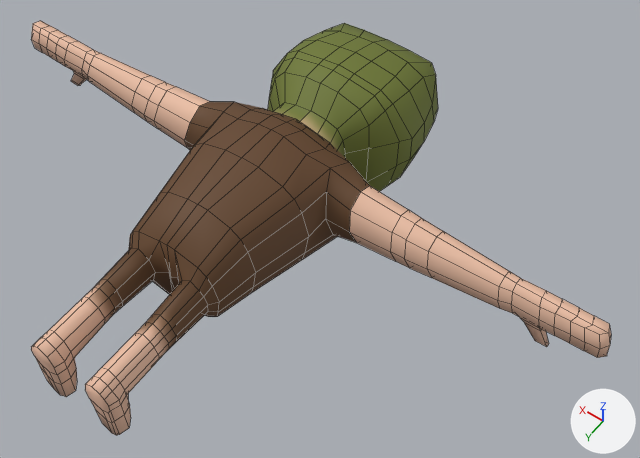
Before and after pictures for a commit that changed the FBX model The-Following/Assets/Models/CharacterNr6 (2ndlegadded/Animations_Zombie2ndLeg.fbx.
Before and after are seen from a 50 mm lens placed at (-1.91, 1.76, 4.52), pointed at (-0.31, -0.47, 1.02). The axes (+X, +Y, +Z) are drawn at lower right. The lights are the same throughout. Mesh edges are drawn as thin lines. Where no turn or scale is listed for an object, it has been applied to the vertices.

Objects in the first picture: 'Character'.
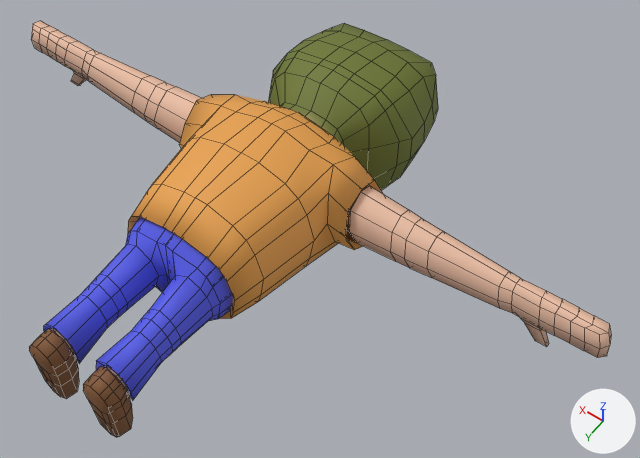
The newer file is also turned or shifted as a whole; pictures and numbers use the older file's frame.

Pixel boxes [x1, y1, x2, y2] of what changed, in the pictures (640 x 458 px):
```json
{"object": "Character", "change": "reshaped", "before": [31, 21, 611, 435], "after": [29, 21, 611, 437]}
{"part": 1, "of": "me_plane", "change": "added", "after": [128, 94, 383, 319], "on screen": "orange"}
{"part": 2, "of": "me_plane", "change": "added", "after": [44, 217, 233, 400], "on screen": "blue"}
{"part": 3, "of": "me_plane", "change": "built on", "before": [31, 287, 169, 435], "after": [29, 329, 133, 437]}
```

Edits to the scene script, one JSON object a line:
```json
{"op": "add", "block": "mat_shoes", "code": ["mat_shoes = principled_material('Shoes')", "mat_shoes.base_color = (0.227, 0.095, 0.0325)  # brown #835733", "mat_shoes.roughness = 0.69"]}
{"op": "add", "block": "mat_pants", "code": ["mat_pants = principled_material('Pants')", "mat_pants.base_color = (0.0889, 0.106, 0.8)  # blue #545ce7", "mat_pants.roughness = 0.69"]}
{"op": "add", "block": "mat_shirt", "code": ["mat_shirt = principled_material('Shirt')", "mat_shirt.base_color = (0.8, 0.357, 0.0747)  # orange #e7a14d", "mat_shirt.roughness = 0.69"]}
{"block": "me_plane", "where": "# used by ob_character; location = (0.0, -0.471, 1.001)"}
{"op": "remove", "block": "me_plane", "code": "me_plane.from_pydata(...)  # 639 vertices, 630 faces; spans x -1.79..1.79, y -1.12..1.37, z -0.38..0.5"}
{"op": "add", "block": "me_plane", "code": "me_plane.from_pydata(...)  # 1246 vertices, 1192 faces; spans x -1.79..1.79, y -1.12..1.38, z -0.38..0.54"}
{"block": "me_plane", "change": "me_plane part 1: a new loose piece of 196 vertices spanning x -0.55..0.55, y -0.29..0.68, z -0.22..0.54, in mat_shirt (orange #e7a14d)"}
{"block": "me_plane", "change": "me_plane part 2: a new loose piece of 183 vertices spanning x -0.32..0.32, y 0.5..1.27, z -0.14..0.49, in mat_pants (blue #545ce7)"}
{"block": "me_plane", "change": "me_plane part 3"}
{"block": "me_plane", "change": "42 faces are deleted"}
{"block": "me_plane", "change": "11 vertices in x -0.1..0.24, y 1.28..1.37, z -0.1..0.2 move by (-0.01, 0.0, 0.0)"}
{"block": "me_plane", "change": "11 vertices in x -0.24..0.1, y 1.28..1.37, z -0.1..0.2 move by (0.01, 0.0, 0.0)"}
{"block": "me_plane", "change": "10 vertices in x -0.21..0.21, y 1.28..1.37, z 0.24..0.29 move by (0.0, 0.0, -0.01)"}
{"block": "me_plane", "change": "10 vertices in x -0.22..0.22, y 1.24..1.29, z -0.09..0.1 move by (0.0, 0.01, 0.0)"}
{"block": "me_plane", "change": "4 vertices in x -0.16..0.16, y 1.33..1.37, z -0.14 move by (0.0, 0.0, 0.01)"}
{"block": "me_plane", "change": "58 vertices move from x -0.24..0.24, y 1.06..1.37, z -0.12..0.29 to x -0.24..0.24, y 1.06..1.37, z -0.12..0.26"}
{"block": "me_plane", "change": "95 vertices are added at x -0.25..0.26, y -0.91..1.38, z -0.26..0.3"}
{"block": "me_plane", "change": "10 new vertices lie (0.0, 0.05, 0.0) away from vertices in x -0.22..0.22, y 1.28..1.33, z 0.24..0.3"}
{"block": "me_plane", "change": "6 new vertices lie (0.0, 0.05, 0.0) away from vertices in x -0.22..0.22, y 1.33, z 0.24..0.3"}
{"block": "me_plane", "change": "5 new vertices lie (0.0, 0.06, 0.0) away from vertices in x -0.16..0.26, y -0.9..1.32, z -0.23..-0.15"}
{"block": "me_plane", "change": "54 new faces join them, mat_material (picture img_cm_character_png)"}
{"block": "me_plane", "change": "82 new faces join them, mat_shoes (brown #835733)"}
{"op": "add", "block": "me_plane", "code": "me_plane.materials.append(mat_shirt)  # orange #e7a14d"}
{"op": "add", "block": "me_plane", "code": "me_plane.materials.append(mat_pants)  # blue #545ce7"}
{"op": "add", "block": "me_plane", "code": "me_plane.materials.append(mat_shoes)  # brown #835733"}
```
